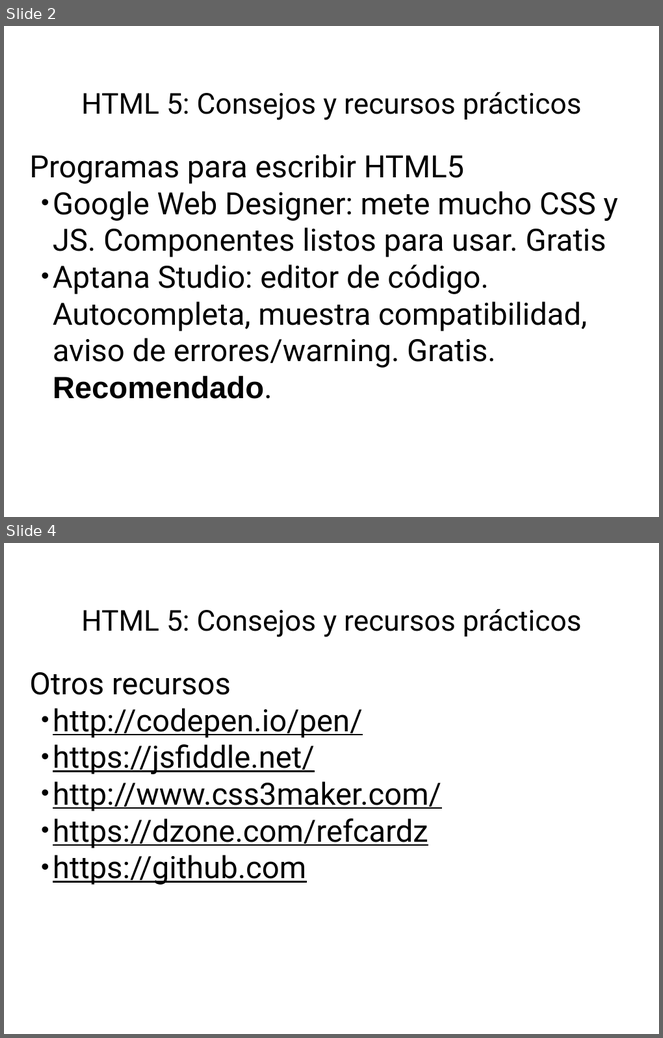
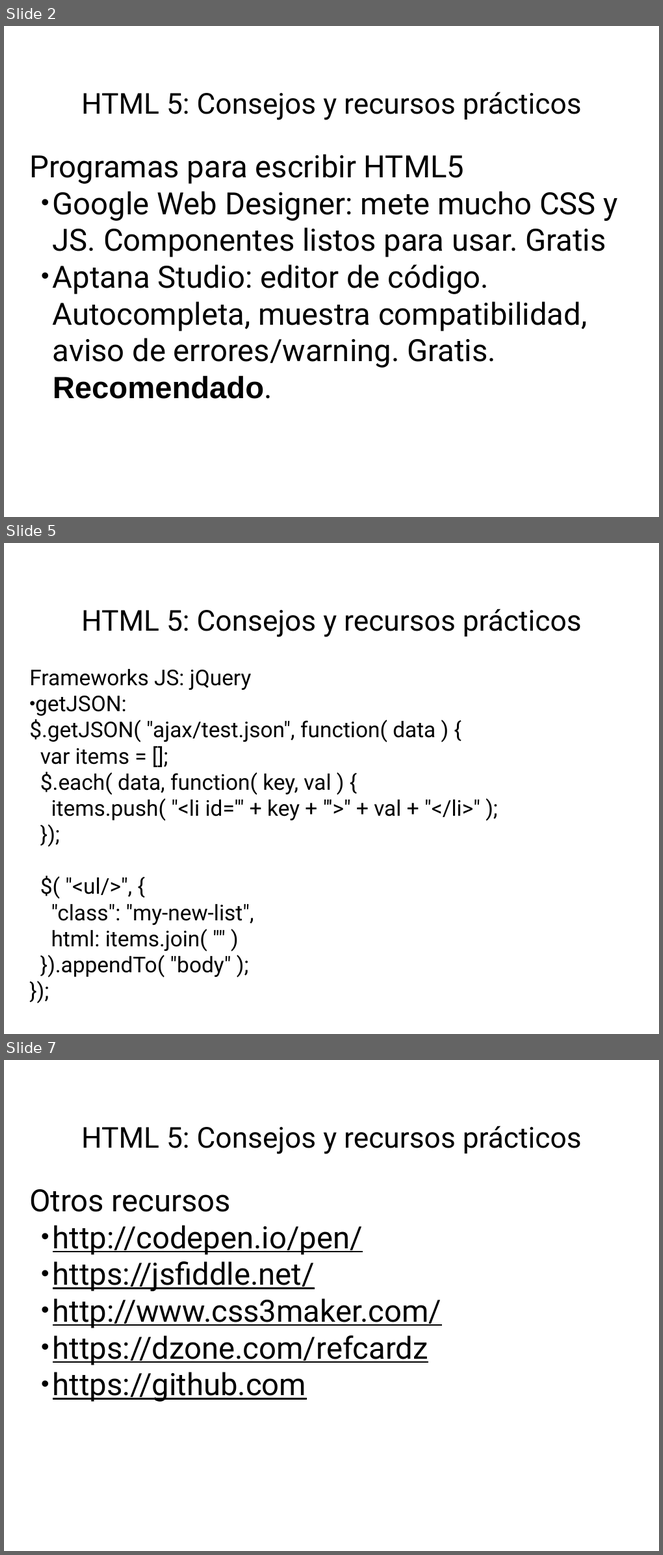
Before and after one commit to fitamix/HTML5, a slide deck: Tema6/Tema6-Presentacion.ppt. Shown one above the other, each under a label of ours: slides 2 and 4 before the commit, slides 2, 5 and 7 after it; the slides between them are not shown. The pictures are 663x1038 and 663x1555 pixels, drawn with LibreOffice and Linux fonts; fonts in the diff are those of the drawing. Boxes give left, top, right and bottom in pixels: in the first picture for what was removed or moved away, otherwise in the second. Text is boxed around its words. In the diff, an @@ line names an element or a change of style, - is before the commit and + after.

```diff
--- a/Tema6/Tema6-Presentacion.ppt
+++ b/Tema6/Tema6-Presentacion.ppt
@@ slide 5 added at box(4, 543, 659, 1034), background #FFFFFF @@
@@ title added at box(81, 609, 582, 637), 45 pt, text #000000 @@
+HTML 5: Consejos y recursos prácticos
@@ subtitle added at box(29, 669, 480, 978), 34 pt, text #000000 @@
+Frameworks JS: jQuery
+• getJSON:
+$.getJSON( "ajax/test.json", function( data ) {
+var items = [];
+$.each( data, function( key, val ) {
+items.push( "<li id='" + key + "'>" + val + "</li>" );
+});
+$( "<ul/>", {
+"class": "my-new-list",
+html: items.join( "" )
+}).appendTo( "body" );
+});
@@ what was slide 4 is now slide 7 @@
```
Also in this commit, not shown: 2 slides changed, 2 other slides added, 1 other file.
